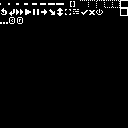
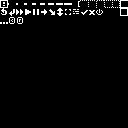
Two versions of the same layered image (128×128). Layer-by-layer changes:
painted on "tiles" over [0, 0, 80, 8]
